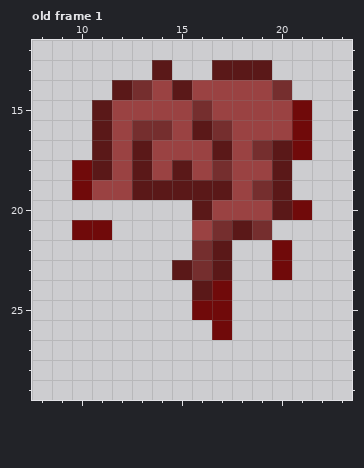
Two states of a pixel-art file, Assets/Sprites/Pellet/Bonus_Score_Cherry.aseprite. The picture above was drawn from the file before the commit.
32x32 pixels, 1 frame. Shown: old frame 1: x 8..23, y 12..29. The commit also changed other frames, which this record leaves out.
Now the later version:
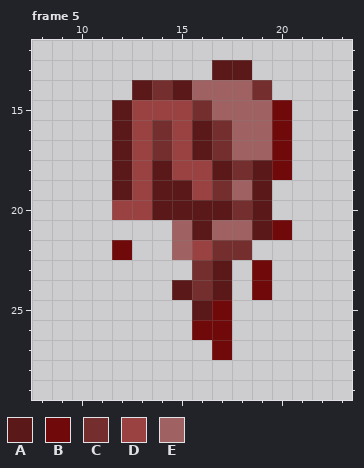
Palette (. is transparent): A #5a1818  B #700a0a  C #752e2e  D #9a4242  E #9f6161
A new or re-ordered frame is compared with the old frame closest to it.
The edit:
frames 1 -> 6
Changed rows in their new state; - is an unchanged pixel.
Frame 5 is new; against old frame 1:
first column x 10:
13 ----.----.--
14 --.AC-EEEC.-
15 -.A----EEEB.
16 -.AD----EEB.
17 -.ADC-ACEEB.
18 ..ADAD-ACAB-
19 ..AD--DCEA.-
20 --DDAA-ACA..
21 ..---EAEEAB-
22 --B--EDCC-.-
23 -----.---B.-
24 -----ACA-B--
25 ------A-----
26 ------B-----
27 -------B----
Pixel boxes of the changes (left, top, right, bottom) in both pictures:
changed: (72, 60, 312, 360)
